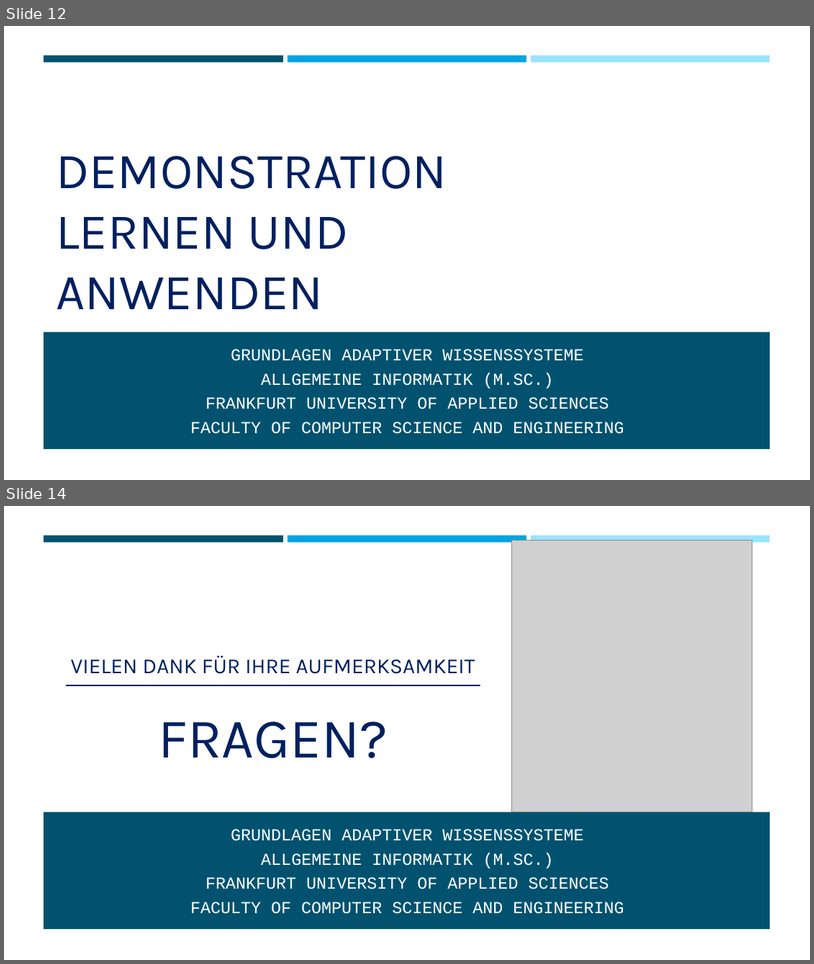
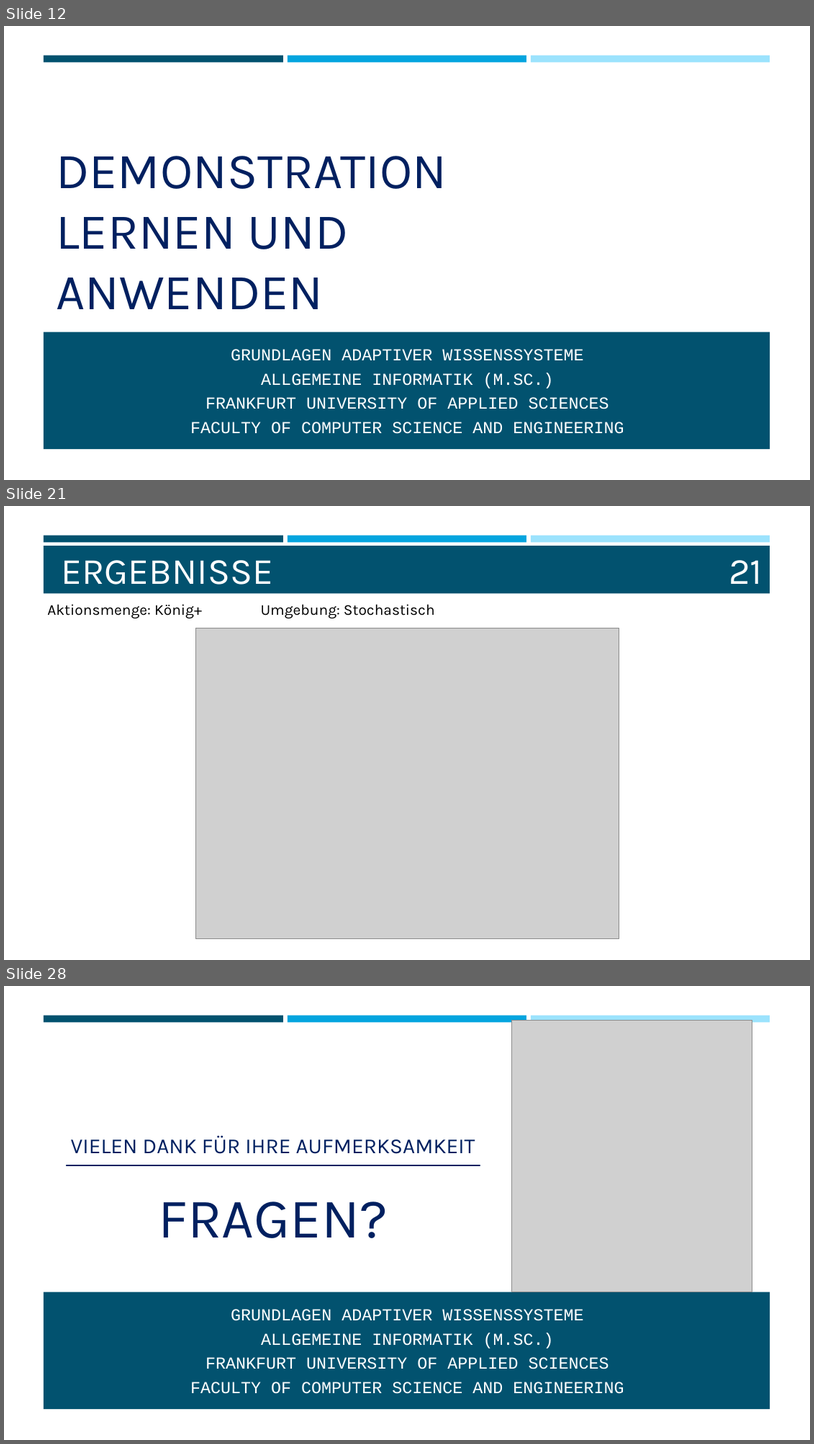
Before and after one commit to mzakarian/Reinforcement-Learning-SARSA-Q-Learning, a slide deck: misc/WISSEN.pptx. Shown one above the other, each under a label of ours: slides 12 and 14 before the commit, slides 12, 21 and 28 after it; the slides between them are not shown. The pictures are 814x964 and 814x1444 pixels, drawn with LibreOffice and Linux fonts; fonts in the diff are those of the drawing; grey boxes stand for pictures. Boxes give left, top, right and bottom in pixels: in the first picture for what was removed or moved away, otherwise in the second. Text is boxed around its words. In the diff, an @@ line names an element or a change of style, - is before the commit and + after.

Commit message:
Ergebnisse eingefügt

```diff
--- a/misc/WISSEN.pptx
+++ b/misc/WISSEN.pptx
@@ slide 21 added at <box>4,506,810,960</box>, background #FFFFFF; not listed: 3 template elements that a slide beside it also shows @@
@@ rectangle added at <box>44,546,770,594</box>, fill #02526F @@
@@ title added at <box>62,560,273,584</box>, 44 pt, text #FFFFFF @@
+ERGEBNISSE
@@ page number added at <box>729,560,763,584</box>, 44 pt, text #FFFFFF @@
+21
@@ text added at <box>47,604,202,618</box>, 18 pt, text #000000 @@
+Aktionsmenge: König+
@@ text added at <box>261,604,435,618</box>, 18 pt, text #000000 @@
+Umgebung: Stochastisch
@@ picture added at <box>196,628,620,938</box> @@
@@ what was slide 14 is now slide 28 @@
```
Also in this commit, not shown: 1 slide changed, 14 other slides added, 1 slide removed.
